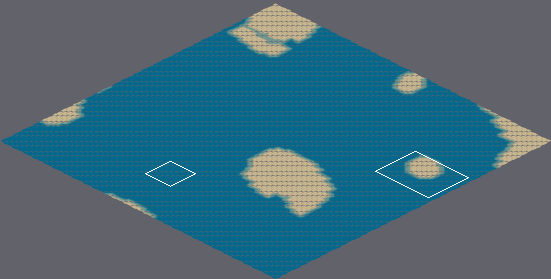
Level history. Tiled map: Project II Game/Game/maps/Mapa definitivo.tmx. Above: a wide view before the commit, with the close-up outlined.
Close-up. As it was:
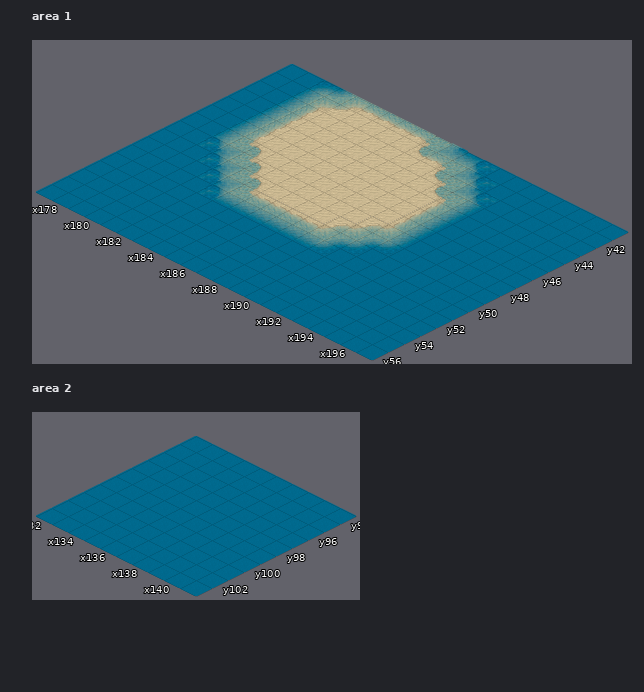
Cells are 64x32 px. Isometric: x runs down to the right, y down to the left. Shown: area 1 x 177..197, y 41..56; area 2 x 132..141, y 94..103. The commit also changed other parts of the map, which this record leaves out.
Once edited:
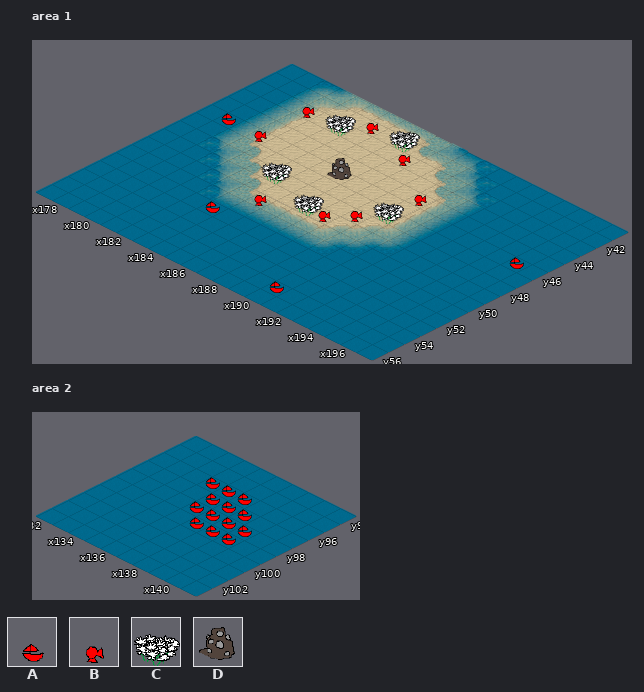
Key: from "Entities": A 5 "boat", B 13 "turret", C 18 "all cotton", D 26 "all metal".
_ is an empty cell, . an unchanged one.
Tiles of an added or newly shown layer are drawn over the layers below it.
Change:
--- layer "Entities" (added), area 1
@@ x 180..186 @@
-42 ..._._.
-43 _._..._
+42 ...B.C.
+43 B.C...B
@@ x 178..196 @@
-45 ..........._.......
-46 _._...._.........._
-47 ..........._.......
-48 ....._...._........
-49 ........__.........
-50 ......_............
+45 ...........B.......
+46 A.B....D..........A
+47 ...........C.......
+48 .....C....B........
+49 ........CB.........
+50 ......B............
@@ x 183..183 @@
-52 _
+52 A
@@ x 190..190 @@
-55 _
+55 A
--- layer "Entities" (added), area 2
@@ x 135..139 @@
- 96 ___..
- 97 .___.
- 98 .____
- 99 ..___
+ 96 AAA..
+ 97 .AAA.
+ 98 .AAAA
+ 99 ..AAA
